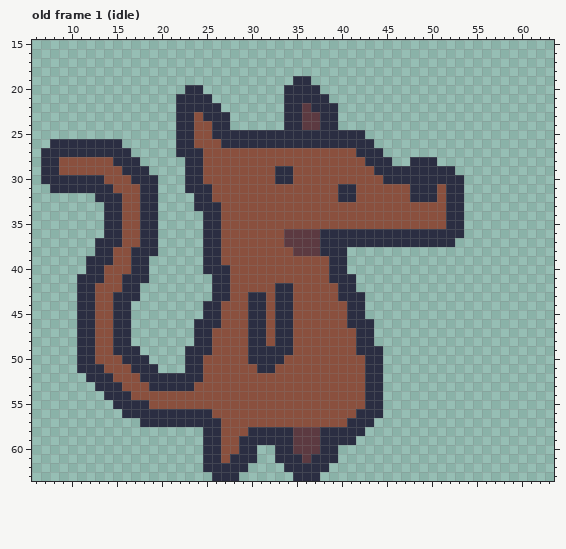
One commit to this pixel-art file: res/img/dog.aseprite. This is how it looked before the edit.
64x64 pixels, 3 frames. Shown: old frame 1 (idle): x 6..63, y 15..63. The commit also changed other frames, which this record leaves out.
Now the later version:
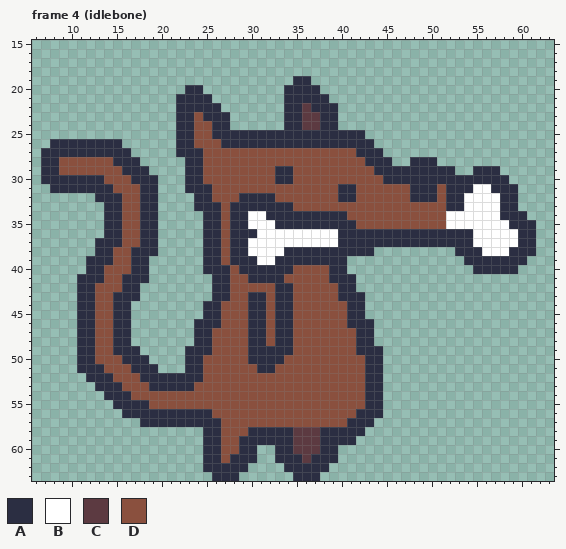
Palette (. is transparent): A #2b2e42  B #ffffff  C #5c3a41  D #8a503e
A new or re-ordered frame is compared with the old frame closest to it.
Commit message: Added stuff to town. Dog can now get bone
The edit:
frames 3 -> 7
layer "Layer 2" added
Frame 4 (idlebone) is new; against old frame 1 (idle), layer "Layer 2":
y 29: x 55..57 ... -> AAA
y 30: x 54..58 ..... -> AAAAA
y 31: x 54..59 ...... -> ABBAAA
y 32: x 29..32 DDDD -> AAAA; x 54..59 ...... -> BBBBAA
y 33: x 28..34 DDDDDDD -> AAAAAAA; x 54..59 ...... -> BBBBAA
y 34: x 28..40 DDDDDDDDDDDDD -> AABBAAAAAAAAA; x 52..60 AA....... -> BBBBBBAAA
y 35: x 28..41 DDDDDDDDDDDDDD -> AABBBAAAAAAAAA; x 52..61 AA........ -> BBBBBBBAAA
y 36: x 28..39 DDDDDDCCCCAA -> AAABBBBBBBBB; x 54..61 ........ -> ABBBBBAA
y 37: x 28..39 DDDDDDCCCCAA -> AABBBBBBBBBB; x 53..61 ......... -> AABBBBBAA
y 38: x 28..37 DDDDDDDCCC -> AABBBBAAAA; x 41..43 ... -> AAA; x 53..61 ......... -> AAABBBAAA
y 39: x 28..38 DDDDDDDDDDD -> AAABBAAAAAA; x 54..60 ....... -> AAAAAAA
y 40: x 29..34 DDDDDD -> AAAAAA; x 55..59 ..... -> AAAAA
y 41: x 30..33 DDDD -> AAAA
Changed places in both pictures, as pixel boxes (x1, y1, x2, y2):
changed: (446, 166, 536, 274)
changed: (230, 193, 374, 283)
